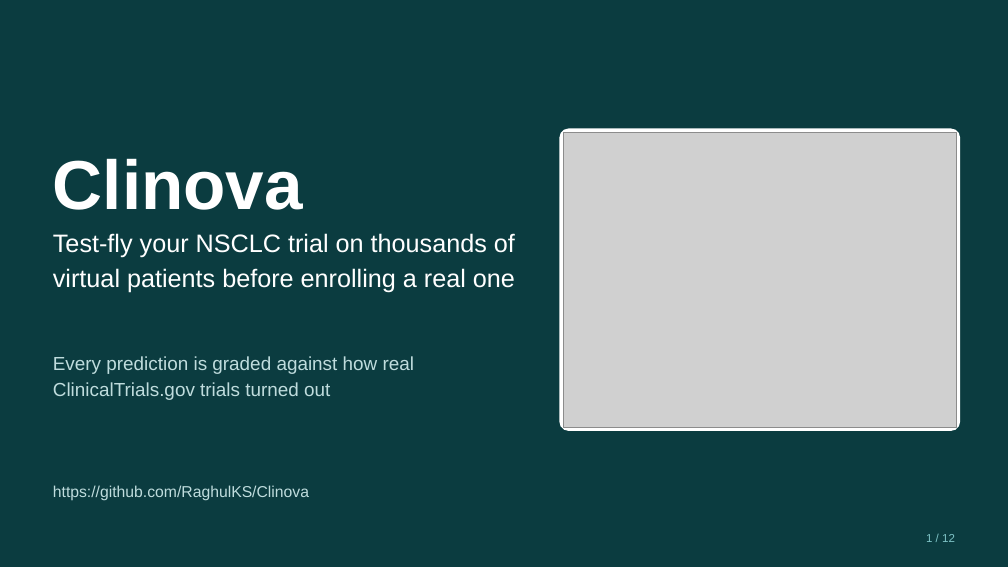
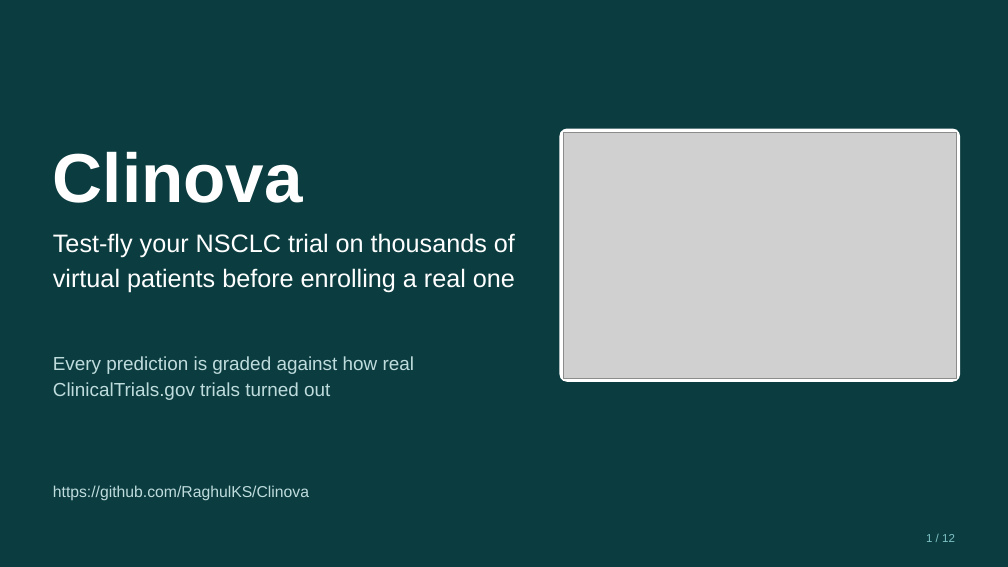
Before and after one commit to RaghulKS/Clinova, a slide deck: slide 1 of docs/deck/clinova.pptx. Drawn at 1008x567 pixels with LibreOffice and Linux fonts; fonts in the diff are those of the drawing; grey boxes stand for pictures. Boxes give left, top, right and bottom in pixels: in the first picture for what was removed or moved away, otherwise in the second. Text is boxed around its words. In the diff, an @@ line names an element or a change of style, - is before the commit and + after.

Commit message:
T42: final deck from gate/3 main: T32 screenshots, all 12 renders checked, PDF

```diff
--- a/docs/deck/clinova.pptx
+++ b/docs/deck/clinova.pptx
@@ text "Clinova": place and size @@
-text "Clinova" at [53, 158, 303, 210]
+text "Clinova" at [53, 151, 303, 203]
@@ rounded rectangle: place and size @@
-rounded rectangle at [560, 129, 960, 431]
+rounded rectangle at [560, 129, 960, 382]
@@ picture: place and size @@
-picture at [563, 132, 957, 427]
+picture at [563, 132, 957, 378]
```
Also in this commit, not shown: 3 other slides changed, 11 other files.
